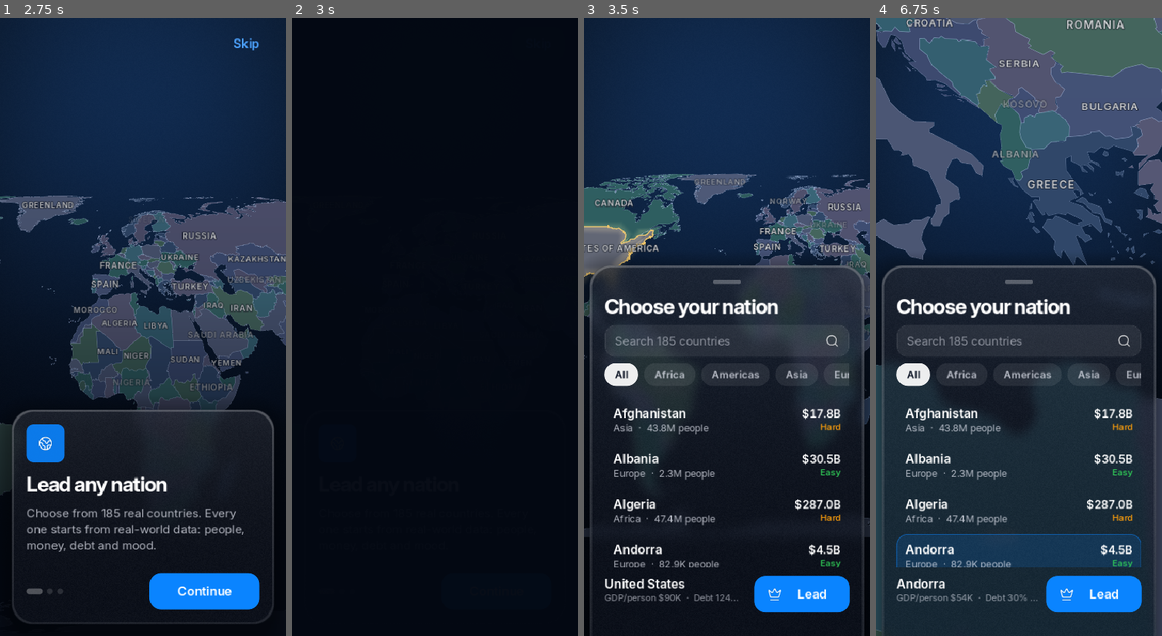
Above: before the commit, frames 1-4 (left to right).
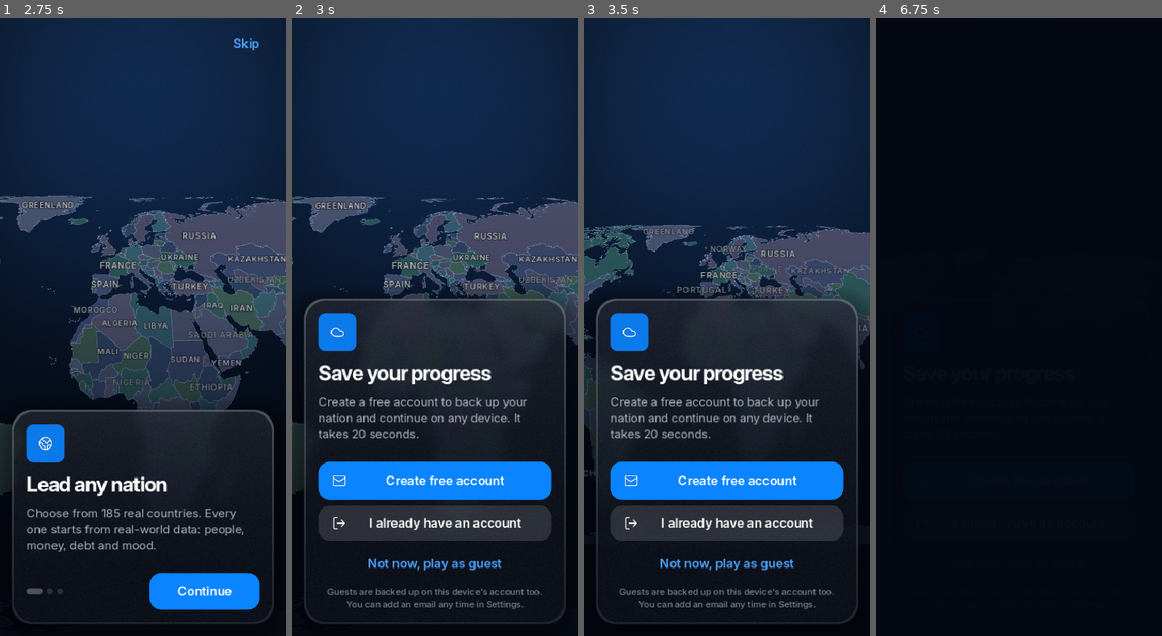
Above: after the commit, the same moments.

Repository: Arnav-Dugad/arnav-country-simulator
Game: Godot game, scene res://ui/screens/splash.tscn
Two runs of this game, one before a commit and one after it. Both use one fixed random seed, a clock stepped at 60 frames per second and the inputs below.
Inputs (mouse positions are in pixels of both pictures, inside the frame that each line leads up to):
- Up to frame 1 (2.75 s): move the mouse to (205, 296) at 0.52 s; click (205, 296) at 0.67 s; tap Enter at 1.25 s; drag from (85, 357) to (128, 450) at 1.27 s; click "Skip" at 2 s
- Up to frame 2 (3 s): click "Skip" at 2.75 s
- Up to frame 3 (3.5 s): no input
- Up to frame 4 (6.75 s): click (1019, 481) at 3.5 s, where only the run after the commit has a clickable "Create free account"; click (1019, 524) at 4.25 s, where only the run after the commit has a clickable "I already have an account"; click (1019, 413) at 5 s, where only the run after the commit has a clickable "Create account"; click (1019, 456) at 5.75 s, where only the run after the commit has a clickable "Cancel"; click (1019, 561) at 6.5 s, where only the run after the commit has a clickable "Not now, play as guest"

Frame 1 is identical in both runs. In frame 2, 71% of the frame differs, in the area x 0-100%, y 0-98%; in frame 3, 34%; in frame 4, 96%, in the area x 0-100%, y 0-100%.

Commit message:
First-launch account step in onboarding; shared AccountForm; roadmap decisions
- Onboarding always asks to create an account on first launch (after the cards or Skip):
  Create free account / I already have an account / Not now, play as guest
- AccountForm: shared glass form with inline validation and friendly errors
  (used by onboarding and Settings)
- Firebase cancels in-flight requests on exit
- Fix script-cycle leak from a static factory naming its own class
- ROADMAP: decisions recorded, 'effortless to use' pillar and workstream,
  English-only, GitHub-only, honest monetization options only

Co-Authored-By: Claude Opus 5.5 <noreply@anthropic.com>

Diff:
--- a/services/firebase.gd
+++ b/services/firebase.gd
@@ -28,6 +28,13 @@
 
 func _ready() -> void:
 	_load_session()
+
+
+func _exit_tree() -> void:
+	# Cancel in-flight requests so threaded HTTP clients shut down cleanly.
+	for c in get_children():
+		if c is HTTPRequest:
+			(c as HTTPRequest).cancel_request()
 
 
 func enabled() -> bool:
--- /dev/null
+++ b/ui/components/account_form.gd
@@ -0,0 +1,83 @@
+class_name AccountForm
+extends ModalCard
+## Email account form (create or sign in) in a glass modal. Used by onboarding
+## and Settings. Emits `succeeded` once the account is ready.
+
+signal succeeded
+
+var create := true
+var _mail: LineEdit
+var _pw: LineEdit
+var _msg: Label
+var _busy := false
+
+
+## Opens the form. (Loaded by path rather than by class name: a static function
+## naming its own class creates a script reference cycle that leaks at exit.)
+static func open(parent: Node, create_account: bool) -> ModalCard:
+	var f: ModalCard = load("res://ui/components/account_form.gd").new()
+	f.set(&"create", create_account)
+	parent.add_child(f)
+	return f
+
+
+func _ready() -> void:
+	header("mail", DS.ACCENT, "Your account", "Create your free account" if create else "Welcome back")
+	body("Back up your nation and continue on any device. Your current progress comes with you."
+		if create else "Sign in to restore your saved games.")
+	_mail = LineEdit.new()
+	_mail.placeholder_text = "Email address"
+	_mail.virtual_keyboard_type = LineEdit.KEYBOARD_TYPE_EMAIL_ADDRESS
+	content.add_child(_mail)
+	_pw = LineEdit.new()
+	_pw.placeholder_text = "Password (at least 6 characters)"
+	_pw.secret = true
+	_pw.virtual_keyboard_type = LineEdit.KEYBOARD_TYPE_PASSWORD
+	_pw.text_submitted.connect(func(_t: String) -> void: _submit())
+	content.add_child(_pw)
+	_msg = Label.new()
+	_msg.theme_type_variation = &"Footnote"
+	_msg.autowrap_mode = TextServer.AUTOWRAP_WORD_SMART
+	content.add_child(_msg)
+	choice("Create account" if create else "Sign in", "", &"PrimaryButton", _submit)
+	if not create:
+		choice("Forgot password?", "", &"GhostButton", _reset)
+	choice("Cancel", "", &"GhostButton", dismiss)
+	super._ready()
+
+
+func _submit() -> void:
+	if _busy:
+		return
+	var mail := _mail.text.strip_edges()
+	if not mail.contains("@") or not mail.contains("."):
+		_show("Please enter a valid email address.", false)
+		return
+	if _pw.text.length() < 6:
+		_show("Use at least 6 characters for your password.", false)
+		return
+	_busy = true
+	_show("Just a moment…", true)
+	var r: Dictionary
+	if create:
+		r = await Firebase.sign_up_email(mail, _pw.text)
+	else:
+		r = await Firebase.sign_in_email(mail, _pw.text)
+	_busy = false
+	if r.ok:
+		Haptics.success()
+		succeeded.emit()
+		dismiss()
+	else:
+		_show(str(r.error), false)
+		Haptics.warning()
+
+
+func _reset() -> void:
+	var r: Dictionary = await Firebase.send_password_reset(_mail.text.strip_edges())
+	_show("We sent a reset link to your email." if r.ok else str(r.error), r.ok)
+
+
+func _show(text: String, neutral: bool) -> void:
+	_msg.text = text
+	_msg.add_theme_color_override(&"font_color", DS.TEXT_2 if neutral else DS.RED)
--- a/ui/screens/onboarding.gd
+++ b/ui/screens/onboarding.gd
@@ -23,6 +23,9 @@
 var _body: Label
 var _dots: HBoxContainer
 var _next: AppButton
+var _skip: AppButton
+var _footer: HBoxContainer
+var _account_step := false
 var _page := 0
 var _swipe_start := Vector2.ZERO
 var _swiping := false
@@ -39,6 +42,7 @@
 	var skip := AppButton.make("Skip", &"GhostButton")
 	skip.pressed.connect(_finish)
 	add_child(skip)
+	_skip = skip
 	skip.set_anchors_and_offsets_preset(Control.PRESET_TOP_RIGHT)
 	skip.position = Vector2(size.x - 90, Screen.top + DS.S3)
 	resized.connect(func() -> void: skip.position = Vector2(size.x - skip.size.x - DS.S3, Screen.top + DS.S3))
@@ -68,6 +72,7 @@
 	var footer := HBoxContainer.new()
 	footer.alignment = BoxContainer.ALIGNMENT_CENTER
 	col.add_child(footer)
+	_footer = footer
 	_dots = HBoxContainer.new()
 	_dots.add_theme_constant_override(&"separation", 6)
 	_dots.size_flags_horizontal = Control.SIZE_EXPAND_FILL
@@ -154,6 +159,8 @@
 
 
 func _advance() -> void:
+	if _account_step:
+		return
 	if _page < PAGES.size() - 1:
 		_show_page(_page + 1, 1)
 	else:
@@ -161,14 +168,64 @@
 
 
 func _back() -> void:
+	if _account_step:
+		return
 	if _page > 0:
 		_show_page(_page - 1, -1)
 
 
+## Pages done (or skipped): always ask to create an account on first launch.
 func _finish() -> void:
+	if Firebase.enabled() and not (Firebase.signed_in() and not Firebase.is_anonymous):
+		_show_account_step()
+	else:
+		_complete()
+
+
+func _complete() -> void:
 	Settings.set_value("onboarding_done", true)
 	Haptics.success()
 	Router.goto(NEXT)
+
+
+func _show_account_step() -> void:
+	if _account_step:
+		return
+	_account_step = true
+	_skip.visible = false
+	_footer.visible = false
+	var tile := ListRow.icon_tile("cloud", DS.ACCENT)
+	tile.custom_minimum_size = Vector2(52, 52)
+	tile.size_flags_horizontal = Control.SIZE_SHRINK_BEGIN
+	_content.add_child(tile)
+	_content.move_child(tile, 0)
+	_tile.queue_free()
+	_tile = tile
+	_title.text = "Save your progress"
+	_body.text = "Create a free account to back up your nation and continue on any device. It takes 20 seconds."
+	var buttons := VBoxContainer.new()
+	buttons.add_theme_constant_override(&"separation", DS.S2)
+	_footer.get_parent().add_child(buttons)
+	var create := AppButton.make("Create free account", &"PrimaryButton", "mail")
+	create.custom_minimum_size = Vector2(0, 52)
+	create.pressed.connect(func() -> void: AccountForm.open(self, true).succeeded.connect(_complete))
+	buttons.add_child(create)
+	var have := AppButton.make("I already have an account", &"", "log-out")
+	have.custom_minimum_size = Vector2(0, 48)
+	have.pressed.connect(func() -> void: AccountForm.open(self, false).succeeded.connect(_complete))
+	buttons.add_child(have)
+	var later := AppButton.make("Not now, play as guest", &"GhostButton")
+	later.pressed.connect(_complete)
+	buttons.add_child(later)
+	var note := Label.new()
+	note.theme_type_variation = &"Caption"
+	note.text = "Guests are backed up on this device's account too. You can add an email any time in Settings."
+	note.autowrap_mode = TextServer.AUTOWRAP_WORD_SMART
+	note.horizontal_alignment = HORIZONTAL_ALIGNMENT_CENTER
+	buttons.add_child(note)
+	_map.fly_to(Vector2(0, -400), _map.min_zoom * 1.6, 1.4)
+	_layout()
+	get_tree().process_frame.connect(_layout, CONNECT_ONE_SHOT)
 
 
 func _on_card_input(e: InputEvent) -> void:
--- a/ui/sheets/account_section.gd
+++ b/ui/sheets/account_section.gd
@@ -80,41 +80,4 @@
 
 
 func _email_form(create: bool) -> void:
-	var m := ModalCard.new()
-	get_tree().current_scene.add_child(m)
-	m.header("mail", DS.ACCENT, "Account", "Create your account" if create else "Welcome back")
-	m.body("Your current progress stays with you." if create else "Sign in to restore your cloud saves.")
-	var mail := LineEdit.new()
-	mail.placeholder_text = "Email"
-	mail.virtual_keyboard_type = LineEdit.KEYBOARD_TYPE_EMAIL_ADDRESS
-	m.content.add_child(mail)
-	var pw := LineEdit.new()
-	pw.placeholder_text = "Password (6+ characters)"
-	pw.secret = true
-	pw.virtual_keyboard_type = LineEdit.KEYBOARD_TYPE_PASSWORD
-	m.content.add_child(pw)
-	var err := Label.new()
-	err.theme_type_variation = &"Footnote"
-	err.autowrap_mode = TextServer.AUTOWRAP_WORD_SMART
-	err.add_theme_color_override(&"font_color", DS.RED)
-	m.content.add_child(err)
-	m.choice("Create account" if create else "Sign in", "", &"PrimaryButton", func() -> void:
-		err.text = "Working…"
-		err.add_theme_color_override(&"font_color", DS.TEXT_2)
-		var r: Dictionary
-		if create:
-			r = await Firebase.sign_up_email(mail.text.strip_edges(), pw.text)
-		else:
-			r = await Firebase.sign_in_email(mail.text.strip_edges(), pw.text)
-		if r.ok:
-			Haptics.success()
-			m.dismiss()
-		else:
-			err.text = r.error
-			err.add_theme_color_override(&"font_color", DS.RED)
-			Haptics.warning())
-	if not create:
-		m.choice("Forgot password?", "", &"GhostButton", func() -> void:
-			var r: Dictionary = await Firebase.send_password_reset(mail.text.strip_edges())
-			err.text = "Reset email sent." if r.ok else r.error)
-	m.choice("Cancel", "", &"GhostButton", m.dismiss)
+	AccountForm.open(get_tree().current_scene, create)
Not shown, added: ui/components/account_form.gd.uid
Not shown, changed: CLAUDE.md
Not shown, changed: docs/ROADMAP.md
